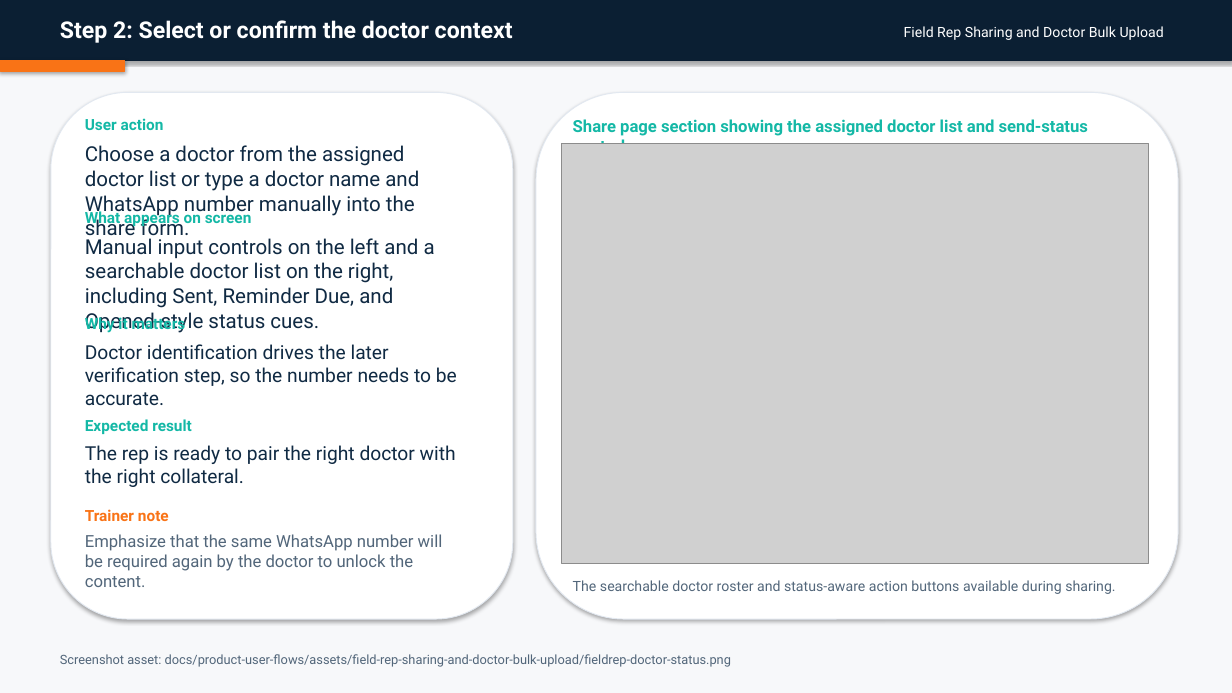
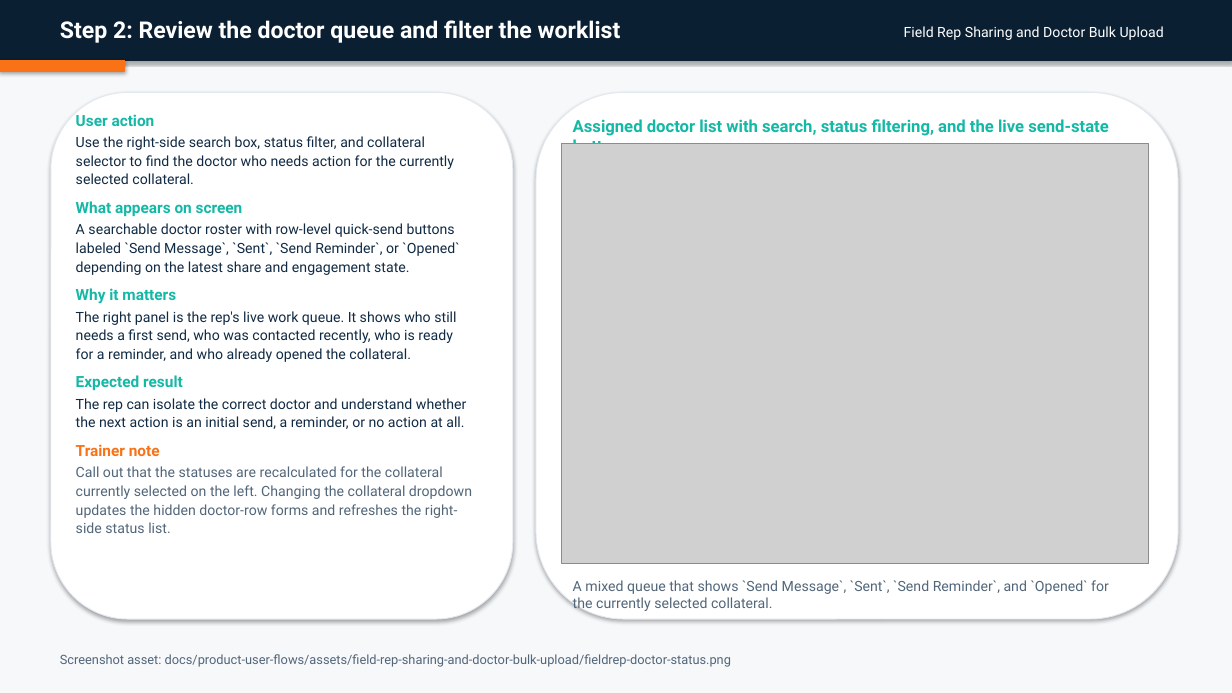
Before and after one commit to admin-masters/inclinic-education-system, a slide deck: slide 4 of output/doc/user-flow-decks/07-field-rep-sharing-and-doctor-bulk-upload.pptx. Drawn at 1232x693 pixels with LibreOffice and Linux fonts; fonts in the diff are those of the drawing; grey boxes stand for pictures. Boxes give left, top, right and bottom in pixels: in the first picture for what was removed or moved away, otherwise in the second. Text is boxed around its words. In the diff, an @@ line names an element or a change of style, - is before the commit and + after.

Commit message:
refresh field rep reminder workflow docs

```diff
--- a/output/doc/user-flow-decks/07-field-rep-sharing-and-doctor-bulk-upload.pptx
+++ b/output/doc/user-flow-decks/07-field-rep-sharing-and-doctor-bulk-upload.pptx
@@ text at [60,20,621,43]: text changed @@
-Step 2: Select or confirm the doctor context
+Step 2: Review the doctor queue and filter the worklist
@@ text added at [76,114,472,533], 11 pt, text #102A43 @@
+User action
+Use the right-side search box, status filter, and collateral selector to find the doctor who needs action for the currently selected collateral.
+What appears on screen
+A searchable doctor roster with row-level quick-send buttons labeled `Send Message`, `Sent`, `Send Reminder`, or `Opened` depending on the latest share and engagement state.
+Why it matters
+The right panel is the rep's live work queue. It shows who still needs a first send, who was contacted recently, who is ready for a reminder, and who already opened the collateral.
+Expected result
+The rep can isolate the correct doctor and understand whether the next action is an initial send, a reminder, or no action at all.
+Trainer note
+Call out that the statuses are recalculated for the collateral currently selected on the left. Changing the collateral dropdown updates the hidden doctor-row forms and refreshes the right-side status list.
@@ text removed at [85,118,164,130] @@
-User action
@@ text at [573,119,1108,136]: text changed @@
-Share page section showing the assigned doctor list and send-status controls.
+Assigned doctor list with search, status filtering, and the live send-state buttons.
@@ text removed at [85,145,419,217] @@
-Choose a doctor from the assigned doctor list or type a doctor name and WhatsApp number manually into the share form.
@@ text removed at [85,209,252,227] @@
-What appears on screen
@@ text removed at [85,235,435,333] @@
-Manual input controls on the left and a searchable doctor list on the right, including Sent, Reminder Due, and Opened-style status cues.
@@ text removed at [85,315,186,333] @@
-Why it matters
@@ text removed at [85,344,457,405] @@
-Doctor identification drives the later verification step, so the number needs to be accurate.
@@ text removed at [85,419,192,434] @@
-Expected result
@@ text removed at [85,445,456,487] @@
-The rep is ready to pair the right doctor with the right collateral.
@@ text removed at [85,509,169,521] @@
-Trainer note
@@ text removed at [85,534,443,587] @@
-Emphasize that the same WhatsApp number will be required again by the doctor to unlock the content.
@@ text at [573,580,1109,613]: text changed @@
-The searchable doctor roster and status-aware action buttons available during sharing.
+A mixed queue that shows `Send Message`, `Sent`, `Send Reminder`, and `Opened` for the currently selected collateral.
```
Also in this commit, not shown: 7 other slides changed, 1 slide added, 11 other files.
